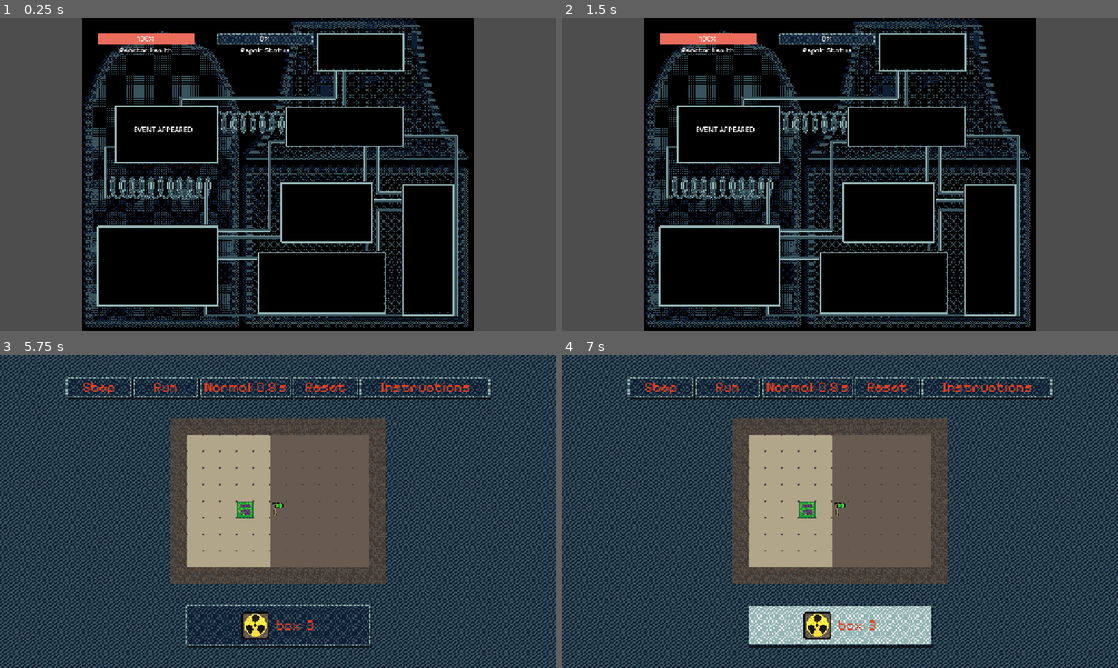
Above: before the commit, frames 1-4 (two rows, left to right).
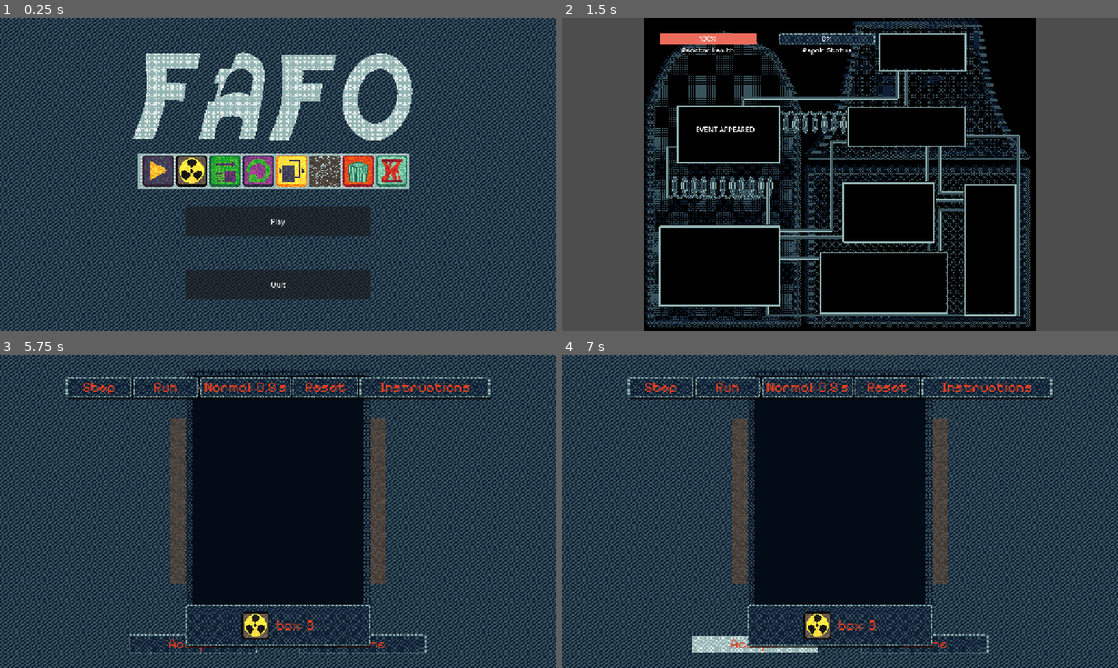
Above: after the commit, the same moments.

Repository: Chayraaa/franken-gamejam
Game: Godot game, scene res://main_menu.tscn
Same seed, same stepped clock (60 frames per second), same inputs: the game is played once before the commit and once after it. Before the commit the project starts from res://main.tscn.
Inputs (mouse positions are in pixels of both pictures, inside the frame that each line leads up to):
- Up to frame 1 (0.25 s): no input
- Up to frame 2 (1.5 s): click (840, 221) at 0.5 s, where only the run after the commit has a clickable "Play"; tap Enter (step) at 1.25 s; drag from (717, 265) to (728, 133) at 1.27 s
- Up to frame 3 (5.75 s): tap Space at 2 s; drag from (166, 470) to (155, 602) at 2.02 s; click "Accept" at 2.75 s; click "Normal: 0.5 s" at 3.5 s; click "Normal: 0.5 s" at 4.25 s; click "Skip" at 5 s
- Up to frame 4 (7 s): click (840, 624) at 5.75 s; click (756, 642) at 6.5 s, where only the run after the commit has a clickable "Accept"

The runs differ from the first frame. In frame 1, 79% of the frame differs, in the area x 0-100%, y 0-100%; in frame 2, nothing differs; in frame 3, 23%; in frame 4, 28%.

Commit message:
menu

Diff:
--- a/main.gd
+++ b/main.gd
@@ -1,12 +1,18 @@
 extends Node2D
 
-
-# Called when the node enters the scene tree for the first time.
 func _ready() -> void:
 	%LevelManager.set_visibility(false)
 	%Dialogues.set_visibility(false)
 
+	start_game_loop()
 
-# Called every frame. 'delta' is the elapsed time since the previous frame.
-func _process(delta: float) -> void:
-	pass
+
+func start_game_loop() -> void:
+	# 5 Sekunden warten
+	await get_tree().create_timer(5.0).timeout
+
+	# Gamemap ausblenden
+	%Gamemap.set_visibility(false)
+
+	# Dialogues einblenden
+	%Dialogues.set_visibility(true)
--- /dev/null
+++ b/main_menu.tscn
@@ -0,0 +1,89 @@
+[gd_scene format=3 uid="uid://cryhs2v635hbg"]
+
+[ext_resource type="Script" uid="uid://68b70uypubeb" path="res://menu.gd" id="1_7vrkn"]
+[ext_resource type="Texture2D" uid="uid://bijhet707nlys" path="res://gamemap/menu_bg.png" id="2_fu7sn"]
+[ext_resource type="Texture2D" uid="uid://brh1gtijvwya1" path="res://gamemap/FAFO_Title.png" id="3_fu7sn"]
+
+[node name="Menu" type="Node2D" unique_id=1131583721]
+script = ExtResource("1_7vrkn")
+
+[node name="MenuUI" type="CanvasLayer" parent="." unique_id=1442982745]
+unique_name_in_owner = true
+
+[node name="Control" type="Control" parent="MenuUI" unique_id=706111338]
+layout_mode = 3
+anchors_preset = 15
+anchor_right = 1.0
+anchor_bottom = 1.0
+grow_horizontal = 2
+grow_vertical = 2
+size_flags_horizontal = 3
+size_flags_vertical = 3
+
+[node name="TextureRect" type="TextureRect" parent="MenuUI/Control" unique_id=1210416340]
+layout_mode = 1
+anchors_preset = 15
+anchor_right = 1.0
+anchor_bottom = 1.0
+grow_horizontal = 2
+grow_vertical = 2
+texture = ExtResource("2_fu7sn")
+
+[node name="HBoxContainer" type="HBoxContainer" parent="MenuUI/Control" unique_id=1071344040]
+layout_mode = 1
+anchors_preset = 15
+anchor_right = 1.0
+anchor_bottom = 1.0
+grow_horizontal = 2
+grow_vertical = 2
+
+[node name="Control" type="Control" parent="MenuUI/Control/HBoxContainer" unique_id=1331542787]
+layout_mode = 2
+size_flags_horizontal = 3
+
+[node name="VBoxContainer" type="VBoxContainer" parent="MenuUI/Control/HBoxContainer" unique_id=1094049535]
+layout_mode = 2
+size_flags_horizontal = 3
+
+[node name="Control" type="Control" parent="MenuUI/Control/HBoxContainer/VBoxContainer" unique_id=1696695867]
+layout_mode = 2
+size_flags_vertical = 3
+
+[node name="VBoxContainer2" type="VBoxContainer" parent="MenuUI/Control/HBoxContainer/VBoxContainer" unique_id=684906712]
+layout_mode = 2
+size_flags_horizontal = 3
+size_flags_vertical = 3
+
+[node name="Control" type="Control" parent="MenuUI/Control/HBoxContainer/VBoxContainer/VBoxContainer2" unique_id=1076556271]
+layout_mode = 2
+size_flags_vertical = 3
+
+[node name="Play" type="Button" parent="MenuUI/Control/HBoxContainer/VBoxContainer/VBoxContainer2" unique_id=1635640102]
+layout_mode = 2
+size_flags_vertical = 3
+text = "Play"
+
+[node name="Control2" type="Control" parent="MenuUI/Control/HBoxContainer/VBoxContainer/VBoxContainer2" unique_id=1401865903]
+layout_mode = 2
+size_flags_vertical = 3
+
+[node name="Quit" type="Button" parent="MenuUI/Control/HBoxContainer/VBoxContainer/VBoxContainer2" unique_id=296320631]
+layout_mode = 2
+size_flags_vertical = 3
+text = "Quit"
+
+[node name="Control3" type="Control" parent="MenuUI/Control/HBoxContainer/VBoxContainer/VBoxContainer2" unique_id=1925767710]
+layout_mode = 2
+size_flags_vertical = 3
+
+[node name="Control2" type="Control" parent="MenuUI/Control/HBoxContainer" unique_id=319681575]
+layout_mode = 2
+size_flags_horizontal = 3
+
+[node name="Sprite2D" type="Sprite2D" parent="MenuUI/Control" unique_id=1070658557]
+position = Vector2(633, 315)
+scale = Vector2(0.75277776, 0.75277776)
+texture = ExtResource("3_fu7sn")
+
+[connection signal="pressed" from="MenuUI/Control/HBoxContainer/VBoxContainer/VBoxContainer2/Play" to="." method="_on_play_pressed"]
+[connection signal="pressed" from="MenuUI/Control/HBoxContainer/VBoxContainer/VBoxContainer2/Quit" to="." method="_on_quit_pressed"]
--- /dev/null
+++ b/menu.gd
@@ -0,0 +1,28 @@
+extends Node2D
+
+
+# Called when the node enters the scene tree for the first time.
+func _ready() -> void:
+	pass # Replace with function body.
+
+
+# Called every frame. 'delta' is the elapsed time since the previous frame.
+func _process(delta: float) -> void:
+	pass
+
+
+func _on_play_pressed() -> void:
+	visible = false
+	%MenuUI.hide()
+	get_tree().change_scene_to_file("res://main.tscn")
+
+
+func _on_quit_pressed() -> void:
+	get_tree().quit()
+
+func set_visibility(b: bool) -> void:
+	visible = b
+	if b:
+		%MenuUI.show()
+	else:
+		%MenuUI.hide()
--- a/project.godot
+++ b/project.godot
@@ -11,7 +11,7 @@
 [application]
 
 config/name="franken-gamejam"
-run/main_scene="res://main.tscn"
+run/main_scene="uid://cryhs2v635hbg"
 config/features=PackedStringArray("4.7", "GL Compatibility")
 
 [display]
Binary file added: gamemap/FAFO_Title.png
Not shown, added: gamemap/FAFO_Title.png.import
Binary file added: gamemap/menu_bg.png
Not shown, added: gamemap/menu_bg.png.import
Not shown, added: menu.gd.uid
